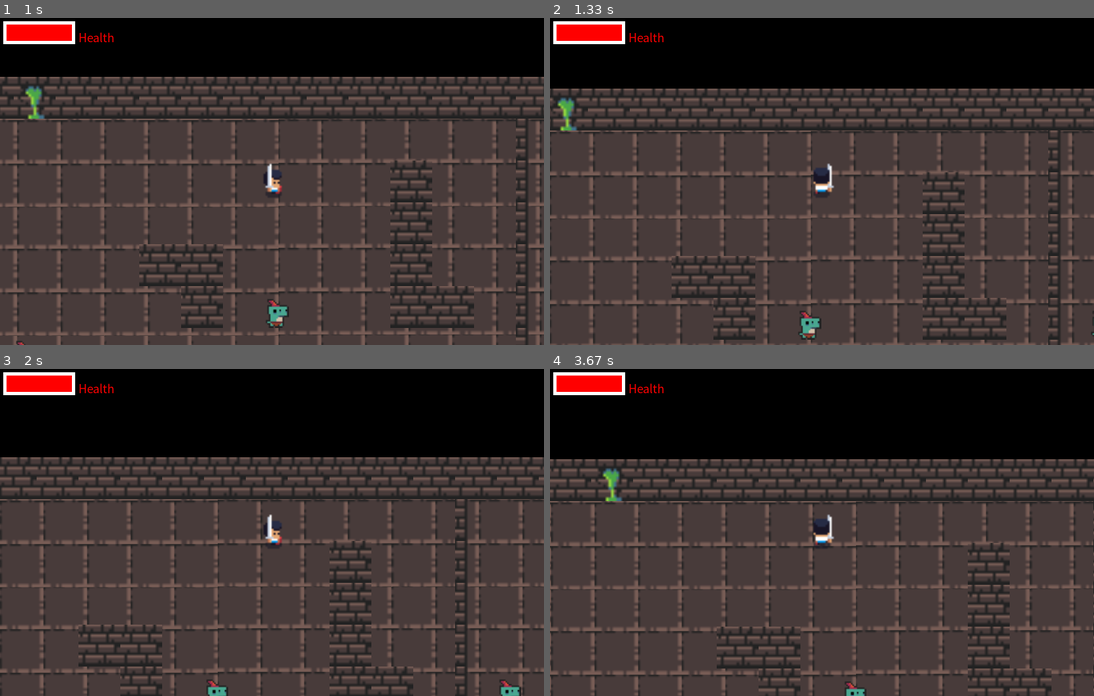
Above: before the commit, frames 1-4 (two rows, left to right).
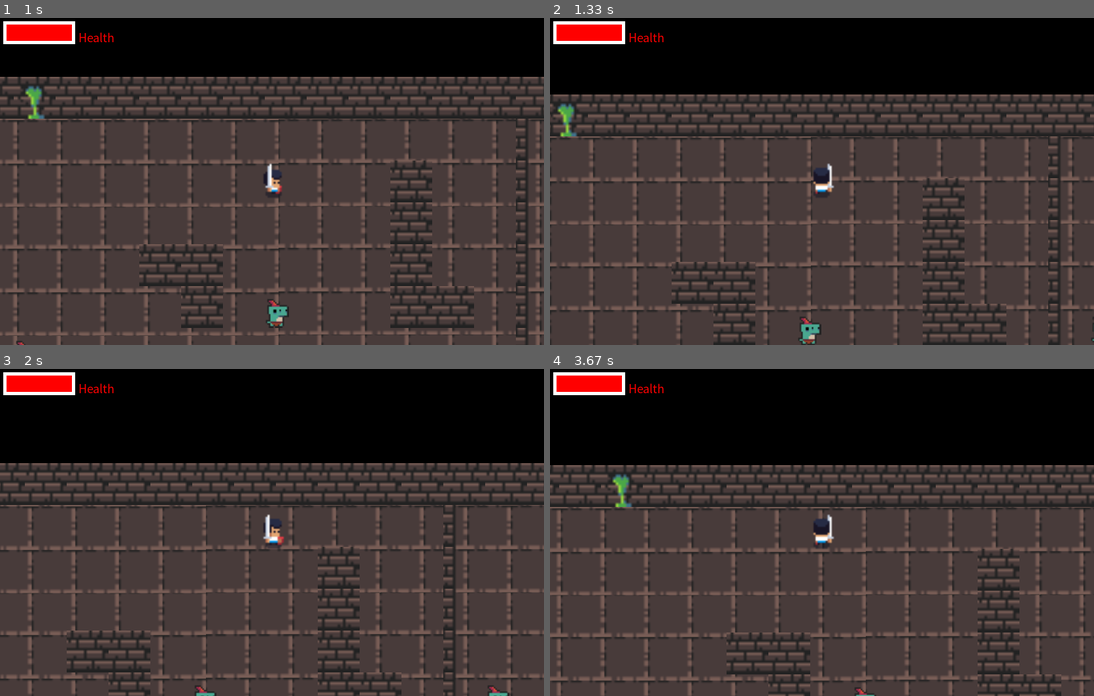
Above: after the commit, the same moments.

Repository: kobemaristela/ElChess
Game: pygame game, started from Map/rpg_game.py
Two runs of this game, one before a commit and one after it. Both use one fixed random seed, a clock stepped at 60 frames per second and the inputs below.
Inputs (mouse positions are in pixels of both pictures, inside the frame that each line leads up to):
- Up to frame 1 (1 s): click (272, 181) at 0.38 s; hold Right from 0.67 s (still down)
- Up to frame 2 (1.33 s): release Right at 1.13 s; hold Up from 1.17 s (still down); tap Space at 1.23 s
- Up to frame 3 (2 s): release Up at 1.47 s; hold Right 1.5-1.97 s; tap Space at 1.57, 1.87 s
- Up to frame 4 (3.67 s): hold Left 2-2.53 s; tap Space at 2.07, 2.37, 2.63, 2.97, 3.27, 3.4 s; hold Down 2.57-2.87 s; hold Left 2.9-3.3 s; hold Up from 3.33 s (still down)

Frame 1 is identical in both runs. In frame 2, 25% of the frame differs, in the area x 0-100%, y 21-100%; in frame 3, 28%, in the area x 0-100%, y 27-100%; in frame 4, 27%.

Commit message:
Monster damage implemented but needs little more work

Diff:
--- a/Map/hero.py
+++ b/Map/hero.py
@@ -107,7 +107,6 @@
         if animation:
             self.image = animation[int(self.frame_index)]
 
-
     def move(self, speed):
         if self.direction.magnitude() != 0:
             self.direction = self.direction.normalize()
@@ -121,9 +120,13 @@
         collided_sprites = pygame.sprite.spritecollide(self, self.obstacle_sprites, False, pygame.sprite.collide_rect_ratio(1))
         for sprite in collided_sprites:
             #could potentially handle monster battles below
-            if type(sprite) == Monster:
-                # print("monster collision\n")
+            if type(sprite) == Monster and self.attacking:
+                print('attacking monster')
+                Monster.get_health(sprite)
+            elif type(sprite) == Monster:
+                print("monster collision\n")
                 self.health -= 0.5
+
             if direction == "horizontal":
                 if self.direction.x > 0:
                     self.rect.right = sprite.rect.left
@@ -138,6 +141,7 @@
 
     def update(self):
         self.keyboard_input()
-        self.get_status()
+        #self.get_status()
         self.animate()
         self.move(self.speed)
+        self.get_status()
--- a/Map/map_constants.py
+++ b/Map/map_constants.py
@@ -28,7 +28,7 @@
 ['l',' ',' ',' ',' ',' ',' ',' ',' ',' ',' ',' ',' ',' ','l',' ',' ',' ',' ',' ',' ',' ',' ',' ',' ',' ','l'],
 ['l',' ',' ',' ',' ',' ',' ',' ',' ',' ',' ',' ',' ',' ','l',' ',' ',' ',' ',' ',' ',' ',' ',' ',' ',' ','l'],
 ['l',' ',' ',' ',' ',' ',' ',' ',' ',' ',' ',' ',' ',' ','l',' ',' ',' ',' ',' ',' ',' ',' ',' ',' ',' ','l'],
-['l',' ',' ',' ',' ',' ',' ',' ',' ',' ',' ','w',' ',' ','w','w','w','w','d','w','w','w','w','w','w','w','l'],
+['l',' ',' ',' ',' ',' ',' ',' ',' ',' ',' ','w',' ',' ','w','w','w','w',' ',' ','w','w','w','w','w','w','l'],
 ['l',' ',' ',' ',' ',' ',' ',' ',' ',' ','g','w','g',' ','l',' ',' ',' ',' ',' ',' ',' ',' ',' ',' ',' ','l'],
 ['l',' ',' ',' ',' ',' ',' ',' ',' ',' ',' ','w',' ',' ','l',' ',' ',' ',' ',' ',' ',' ',' ',' ',' ',' ','l'],
 ['l',' ',' ','M',' ',' ',' ',' ',' ',' ',' ',' ',' ',' ','l',' ',' ',' ',' ',' ',' ',' ',' ',' ',' ',' ','l'],
--- a/Map/map_tiles.py
+++ b/Map/map_tiles.py
@@ -63,6 +63,8 @@
 
         self.visible_sprites = Player_Camera()
         self.obstacle_sprites = pygame.sprite.Group()
+        self.attack_sprites = pygame.sprite.Group()
+        self.attackable_sprites = pygame.sprite.Group()
         self.make_map()
 
         #player UI
@@ -86,13 +88,23 @@
                 elif col == 'p':
                     self.player = Hero((x, y), [self.visible_sprites],'bob', self.obstacle_sprites)
                 elif col == 'B':
-                    Boss((x, y), [self.visible_sprites, self.obstacle_sprites])
+                    Boss((x, y), [self.visible_sprites, self.attackable_sprites, self.obstacle_sprites])
                 elif col == 'M':
-                    Monster((x, y), [self.visible_sprites, self.obstacle_sprites])
+                    Monster((x, y), [self.visible_sprites, self.attackable_sprites, self.obstacle_sprites])
+
+    # def player_attack_logic(self):
+    #     if self.attack_sprites:
+    #         for attack_sprite in self.attack_sprites:
+    #             collision_sprites = pygame.sprite.spritecollide(attack_sprite, self.attackable_sprites, True)
+    #             if collision_sprites:
+    #                 for target in collision_sprites:
+    #                     target.kill()
 
     def run(self):
         self.visible_sprites.center_camera_draw(self.player)
         self.visible_sprites.update()
+        #self.player_attack_logic()
+        self.attackable_sprites.update()
         self.player_ui.display_health_bar(self.player, self.player.health, 100)
 
 class Player_Camera(pygame.sprite.Group):
--- a/Map/monster.py
+++ b/Map/monster.py
@@ -35,7 +35,15 @@
         other.hp -= attack_damage
 
     def get_health(self):
-        #if hit by hero object
-            # self.health -= 1
+        self.health -= 5
         # need a bar or something to show monster health or something
-        pass
+        self.check_death()
+
+    def check_death(self):
+        if self.health <= 0:
+            self.kill()
+        else:
+            pass
+
+    def update(self):
+        self.check_death()
